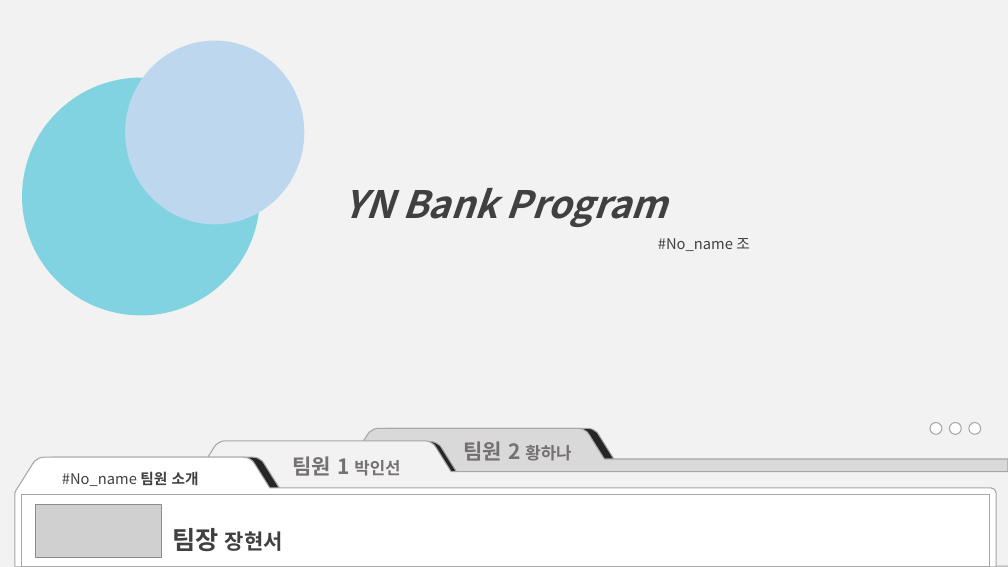
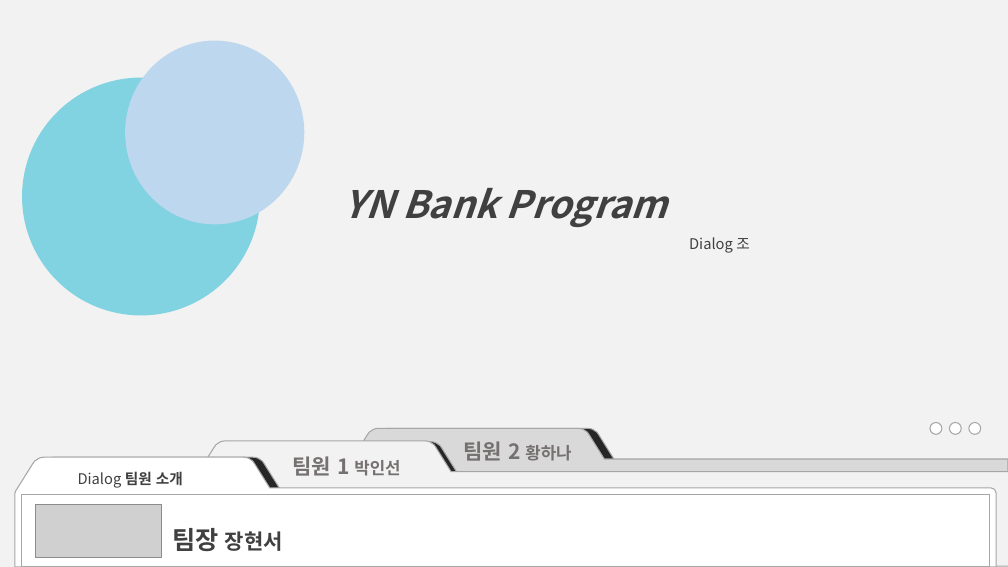
Before and after one commit to DaeguIT-MinSuKim/yi_java3st_2team, a slide deck: slide 1 of file/ppt.pptx. Drawn at 1008x567 pixels with LibreOffice and Linux fonts; fonts in the diff are those of the drawing; grey boxes stand for pictures. Boxes give left, top, right and bottom in pixels: in the first picture for what was removed or moved away, otherwise in the second. Text is boxed around its words. In the diff, an @@ line names an element or a change of style, - is before the commit and + after.

```diff
--- a/file/ppt.pptx
+++ b/file/ppt.pptx
@@ text at <box>689,237,750,253</box>: text changed @@
-#No_name 조
+Dialog 조
@@ text at <box>78,471,183,488</box>: text changed @@
-#No_name 팀원 소개
+Dialog 팀원 소개
```
Also in this commit, not shown: 2 other slides changed, 10 slides added, 1 other file.
